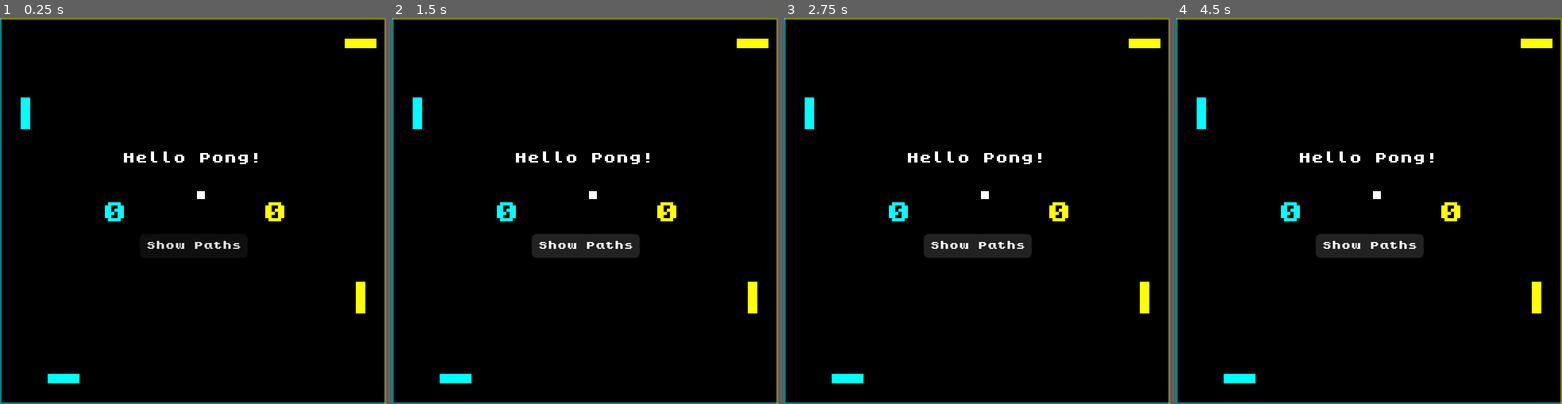
Above: before the commit, frames 1-4 (left to right).
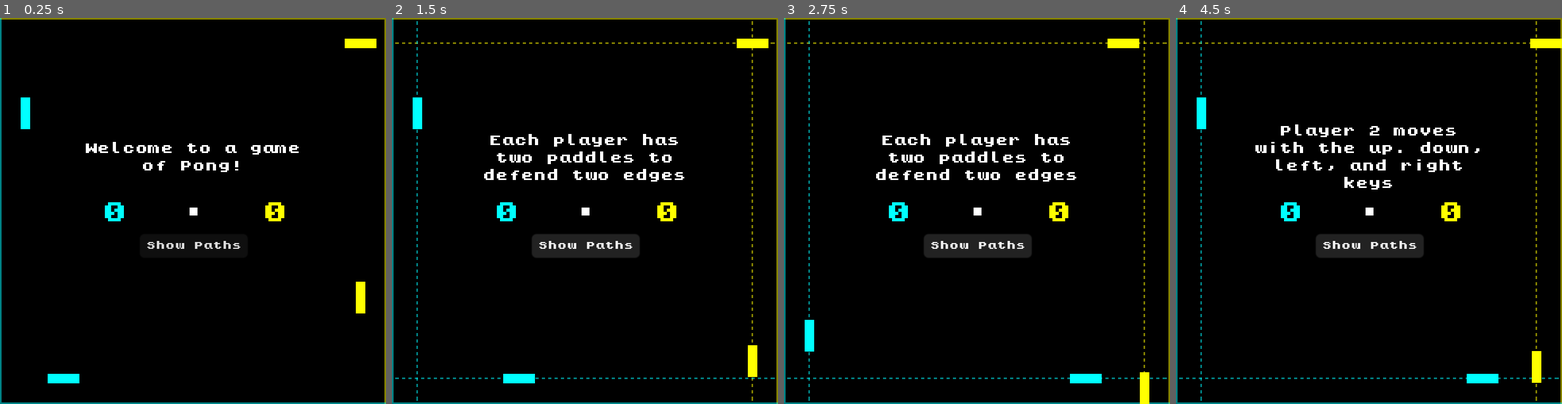
Above: after the commit, the same moments.

Repository: ska00/pong-twins
Game: Godot game, scene res://main.tscn
Same seed, same stepped clock (60 frames per second), same inputs: the game is played once before the commit and once after it.
Inputs:
- Up to frame 1 (0.25 s): no input
- Up to frame 2 (1.5 s): click "Show Paths" at 0.5 s; tap Enter (start) at 1.25 s; hold D (player1_right) from 1.28 s (still down); hold Down (player2_down) from 1.28 s (still down)
- Up to frame 3 (2.75 s): release D (player1_right) at 2.03 s; release Down (player2_down) at 2.03 s; hold S (player1_down) from 2.03 s (still down); tap Left (player2_left) at 2.1 s
- Up to frame 4 (4.5 s): release S (player1_down) at 2.78 s; hold D (player1_right) 2.78-3.53 s; hold Right (player2_right) 2.78-3.53 s; tap Enter (start) at 3.5, 4.35 s; hold W (player1_up) 3.53-4.28 s; tap Up (player2_up) at 3.6 s; hold A (player1_left) from 4.28 s (still down)

The runs differ from the first frame. In frame 1, 1.1% of the frame differs, in the area x 22-78%, y 32-52%; in frame 2, 3.1%; in frame 3, 3.7%, in the area x 0-100%, y 0-100%; in frame 4, 3.5%.
Error before the commit: Invalid call. Nonexistent function 'next_instruction' in base 'CanvasLayer'. (res://main.gd:25)

Commit message:
Fixed dependencies
Prefixed unused parameters with underscores.

Diff:
--- a/Ball/ball.tscn
+++ b/Ball/ball.tscn
@@ -1,6 +1,7 @@
 [gd_scene load_steps=3 format=3 uid="uid://dd28q4107lsgh"]
 
-[ext_resource type="Script" path="res://ball.gd" id="1_8xwvk"]
+[ext_resource type="Script" path="res://Ball/ball.gd" id="1_8xwvk"]
+
 
 [sub_resource type="RectangleShape2D" id="RectangleShape2D_rmsy6"]
 size = Vector2(5, 5)
--- a/HUD/hud.gd
+++ b/HUD/hud.gd
@@ -20,7 +20,7 @@
 
 
 
-func _process(delta):
+func _process(_delta):
 	$FPSCounter.text = "FPS: " + str(Engine.get_frames_per_second())
 
 func reset():
--- a/HUD/hud.tscn
+++ b/HUD/hud.tscn
@@ -1,7 +1,8 @@
 [gd_scene load_steps=4 format=3 uid="uid://3x4s2gcogrvf"]
 
-[ext_resource type="Script" path="res://hud.gd" id="1_nqi1v"]
-[ext_resource type="FontFile" uid="uid://ja7wxn47gv8h" path="res://kongtext.ttf" id="2_bnnmp"]
+[ext_resource type="Script" path="res://HUD/hud.gd" id="1_nqi1v"]
+[ext_resource type="FontFile" uid="uid://ja7wxn47gv8h" path="res://Fonts/kongtext.ttf" id="2_bnnmp"]
+
 
 [sub_resource type="SystemFont" id="SystemFont_nmunj"]
 font_names = PackedStringArray("M42_FLIGHT 721")
--- a/Players/player1paddleH.tscn
+++ b/Players/player1paddleH.tscn
@@ -1,6 +1,7 @@
 [gd_scene load_steps=3 format=3 uid="uid://l4mtx1ppnme5"]
 
-[ext_resource type="Script" path="res://player1paddleH.gd" id="1_s2n2d"]
+[ext_resource type="Script" path="res://Players/player1paddleH.gd" id="1_s2n2d"]
+
 
 [sub_resource type="RectangleShape2D" id="RectangleShape2D_i27aa"]
 size = Vector2(20, 6)
--- a/Players/player1paddleV.tscn
+++ b/Players/player1paddleV.tscn
@@ -1,6 +1,7 @@
 [gd_scene load_steps=3 format=3 uid="uid://bxh5hj06nnn6o"]
 
-[ext_resource type="Script" path="res://player1paddleV.gd" id="1_y6cwr"]
+[ext_resource type="Script" path="res://Players/player1paddleV.gd" id="1_y6cwr"]
+
 
 [sub_resource type="RectangleShape2D" id="RectangleShape2D_eofih"]
 size = Vector2(6, 20)
--- a/Players/player2paddleH.tscn
+++ b/Players/player2paddleH.tscn
@@ -1,6 +1,6 @@
 [gd_scene load_steps=3 format=3 uid="uid://cnkv65m5rvoow"]
 
-[ext_resource type="Script" path="res://player2paddleH.gd" id="1_a7cb7"]
+[ext_resource type="Script" path="res://Players/player2paddleH.gd" id="1_a7cb7"]
 
 [sub_resource type="RectangleShape2D" id="RectangleShape2D_lix3s"]
 size = Vector2(20, 6)
--- a/Players/player2paddleV.tscn
+++ b/Players/player2paddleV.tscn
@@ -1,6 +1,7 @@
 [gd_scene load_steps=3 format=3 uid="uid://be3ouu4t0b87s"]
 
-[ext_resource type="Script" path="res://player2paddleV.gd" id="1_igt8l"]
+[ext_resource type="Script" path="res://Players/player2paddleV.gd" id="1_igt8l"]
+
 
 [sub_resource type="RectangleShape2D" id="RectangleShape2D_eofih"]
 size = Vector2(6, 20)
--- a/main.gd
+++ b/main.gd
@@ -16,7 +16,7 @@
 	$HUD/Player2Score.position.x += 12
 
 
-func _process(delta: float) -> void:
+func _process(_delta: float) -> void:
 	if Input.is_action_just_released("exit"):
 		get_tree().quit()
 
@@ -54,7 +54,7 @@
 	game_state = "serve"
 
 
-func player_won(winner):
+func player_won(_winner):
 	game_state = "done"
 	$WinningSound.play()
 	$Ball.hide()
--- a/main.tscn
+++ b/main.tscn
@@ -1,14 +1,14 @@
 [gd_scene load_steps=15 format=3 uid="uid://bgonf7vvwxost"]
 
 [ext_resource type="Script" path="res://main.gd" id="1_np2ea"]
-[ext_resource type="PackedScene" uid="uid://bxh5hj06nnn6o" path="res://player1paddleV.tscn" id="2_1xvsb"]
-[ext_resource type="PackedScene" uid="uid://3x4s2gcogrvf" path="res://hud.tscn" id="2_g051u"]
-[ext_resource type="FontFile" uid="uid://ja7wxn47gv8h" path="res://kongtext.ttf" id="2_pl5xb"]
-[ext_resource type="PackedScene" uid="uid://be3ouu4t0b87s" path="res://player2paddleV.tscn" id="3_eqwh7"]
-[ext_resource type="PackedScene" uid="uid://l4mtx1ppnme5" path="res://player1paddleH.tscn" id="4_1w71h"]
-[ext_resource type="PackedScene" uid="uid://dd28q4107lsgh" path="res://ball.tscn" id="5_0vuxy"]
-[ext_resource type="PackedScene" uid="uid://cnkv65m5rvoow" path="res://player2paddleH.tscn" id="6_a1fpn"]
-[ext_resource type="Script" path="res://path_lines.gd" id="8_b3waq"]
+[ext_resource type="PackedScene" uid="uid://bxh5hj06nnn6o" path="res://Players/player1paddleV.tscn" id="2_1xvsb"]
+[ext_resource type="PackedScene" uid="uid://3x4s2gcogrvf" path="res://HUD/hud.tscn" id="2_g051u"]
+[ext_resource type="FontFile" uid="uid://ja7wxn47gv8h" path="res://Fonts/kongtext.ttf" id="2_pl5xb"]
+[ext_resource type="PackedScene" uid="uid://be3ouu4t0b87s" path="res://Players/player2paddleV.tscn" id="3_eqwh7"]
+[ext_resource type="PackedScene" uid="uid://l4mtx1ppnme5" path="res://Players/player1paddleH.tscn" id="4_1w71h"]
+[ext_resource type="PackedScene" uid="uid://dd28q4107lsgh" path="res://Ball/ball.tscn" id="5_0vuxy"]
+[ext_resource type="PackedScene" uid="uid://cnkv65m5rvoow" path="res://Players/player2paddleH.tscn" id="6_a1fpn"]
+[ext_resource type="Script" path="res://HUD/path_lines.gd" id="8_b3waq"]
 [ext_resource type="AudioStream" uid="uid://yaml2luu2cl6" path="res://Sounds/player1lose.wav" id="10_5sud7"]
 [ext_resource type="AudioStream" uid="uid://b0f8u2r3hfl7e" path="res://Sounds/player1hit.wav" id="10_mebam"]
 [ext_resource type="AudioStream" uid="uid://crsgul01uq83k" path="res://Sounds/player2hit.wav" id="11_f0x2i"]
Not shown, changed: Fonts/kongtext.ttf.import
